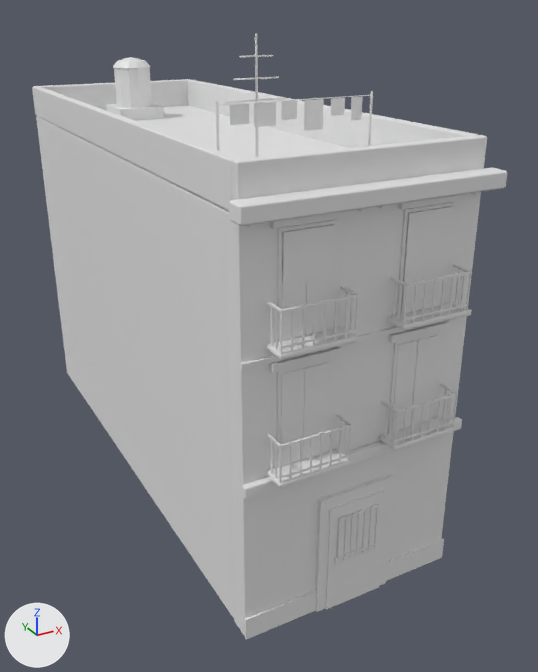
What one commit did to the glTF model modelos/ciudad/edificios/ph_6_a.glb.
One viewpoint serves both versions: a 50 mm camera at (-8.9, -12.0, 13.7) aimed at (1.0, 6.1, 4.6). Lighting does not change. The marker at lower left points along +X, +Y and +Z. The picture after the commit comes second. Vertices at exactly the same position are counted once.

Names of what the first picture shows: 'ph_6_a'.
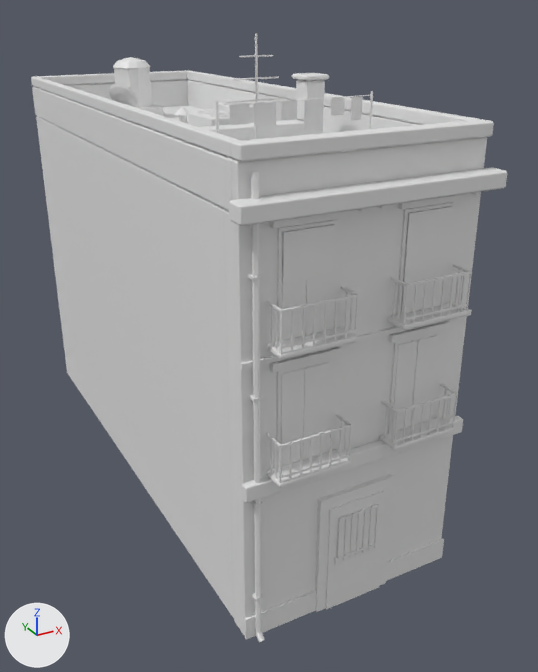
The edits, one by one:
me_ph_6_a is used by ob_ph_6_a; location (0.0, 0.0, 0.0).
me_ph_6_a had 1369 vertices, 2200 faces and spanned x -3.2..3.2, y -0.6..16.0, z 0.0..13.2.
me_ph_6_a now has 2048 vertices, 3428 faces and spans x -3.2..3.2, y -0.6..16.0, z 0.0..13.2.
me_ph_6_a part 1: the loose piece of 24 vertices spanning x -3.2..3.2, y -0.5..0.0, z 10.1..10.5 is copied, and the copy is scaled about its middle by (-0.105, -1.52, 0.189), then moved by (1.6, 5.2, 1.8); it spans x 1.2..1.9, y 4.6..5.3, z 12.1..12.2.
me_ph_6_a part 2: a new loose piece, a 6-sided cylinder along z spanning x -2.76..-2.64, y -0.2..-0.06, z 0.15..11.0.
me_ph_6_a part 3: the loose piece of 12 vertices spanning x -2.0, y 2.9, z 10.2..11.9 is copied, and the copy is scaled about its middle by (-2.5, 1.52, -0.0765), then moved by (-0.7, -3.1, -11.0); it spans x -2.8..-2.6, y -0.3..-0.1, z 0.0..0.2.
me_ph_6_a part 4: a new loose piece, a box spanning x -2.8..-2.6, y -0.2..0.0, z 6.4..6.46.
me_ph_6_a part 5: a new loose piece, a box spanning x -2.8..-2.6, y -0.2..0.0, z 9.0..9.06.
me_ph_6_a part 6: a new loose piece, a box spanning x -0.35..0.24, y 4.64..5.23, z 10.72..10.82.
me_ph_6_a part 7: a new loose piece, a box spanning x 1.316..1.806, y 4.638..4.658, z 11.62..11.98.
me_ph_6_a part 8: a new loose piece, a 12-sided cylinder along z spanning x -0.455..0.205, y 6.322..6.982, z 11.07..11.1.
me_ph_6_a part 9: a new loose piece, a 12-sided cylinder along z spanning x -0.455..0.205, y 7.082..7.742, z 11.07..11.1.
me_ph_6_a part 10: 331 vertices added at x -3.0..3.0, y -0.1..16.0, z 10.2..12.1.
Other edits to the shape of me_ph_6_a do not show in these pictures.

What differs and where, as boxes (x1, y1, x2, y2) in the pictures (538 x 672 px):
'ph_6_a', reshaped
    before: (32, 33, 507, 639)
    after: (31, 33, 507, 642)
part 1 of me_ph_6_a, added
    after: (292, 73, 329, 81)
part 2 of me_ph_6_a, added
    after: (251, 172, 261, 633)
part 3 of me_ph_6_a, added
    after: (256, 631, 265, 642)
part 4 of me_ph_6_a, added
    after: (249, 395, 263, 402)
part 5 of me_ph_6_a, added
    after: (248, 274, 262, 280)
part 6 of me_ph_6_a, added
    after: (249, 134, 270, 140)
part 7 of me_ph_6_a, added
    after: (307, 82, 325, 98)
part 8 of me_ph_6_a, added
    after: (209, 113, 230, 117)
part 9 of me_ph_6_a, added
    after: (198, 110, 222, 114)
part 10 of me_ph_6_a, added
    after: (31, 70, 494, 162)
